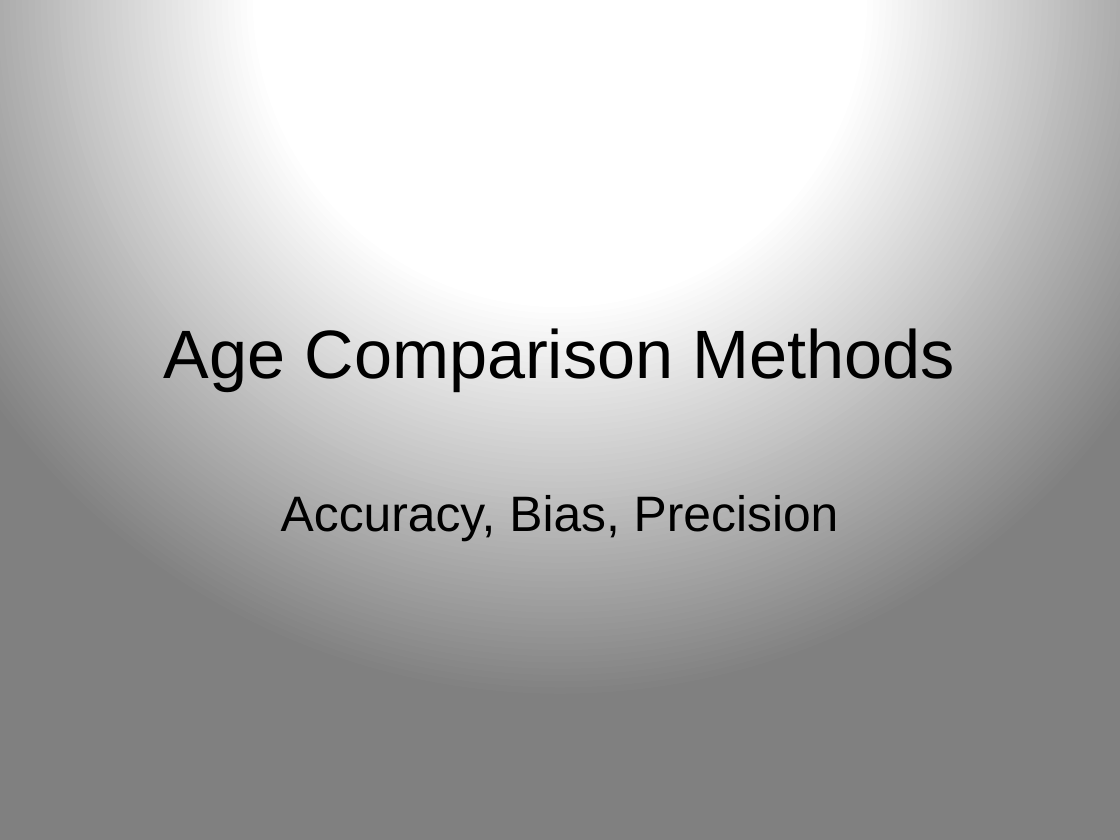
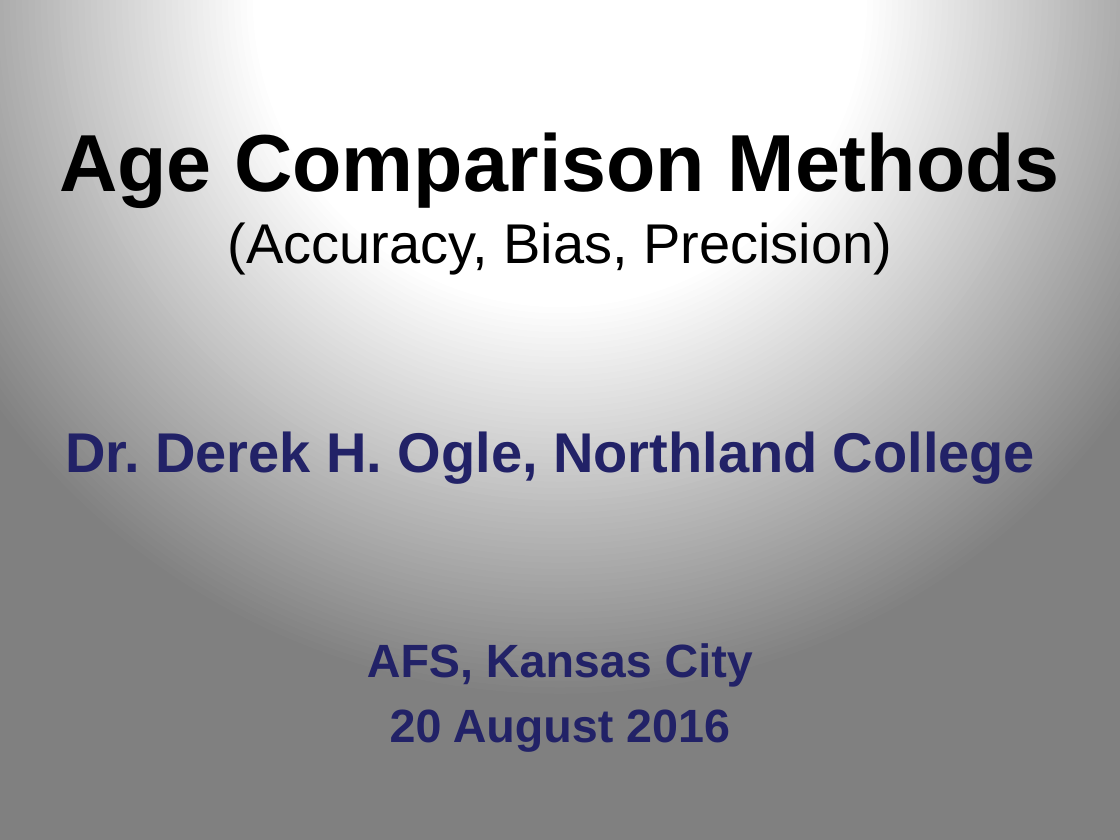
Before and after one commit to anhnguyendepocen/RCourseKC2016, a slide deck: slide 1 of Slides/Age_Comparison.pptx. Drawn at 1120x840 pixels with LibreOffice and Linux fonts; fonts in the diff are those of the drawing. Boxes give left, top, right and bottom in pixels: in the first picture for what was removed or moved away, otherwise in the second. Text is boxed around its words. In the diff, an @@ line names an element or a change of style, - is before the commit and + after.

```diff
--- a/Slides/Age_Comparison.pptx
+++ b/Slides/Age_Comparison.pptx
@@ title at [59,127,1060,273]: text changed; size 44 to 36 pt @@
-Age Comparison Methods
+Age Comparison Methods
+(Accuracy, Bias, Precision)
@@ subtitle added at [65,431,1035,482], 36 pt, text #222267, bold @@
+Dr. Derek H. Ogle, Northland College
@@ subtitle removed at [281,495,839,541] @@
-Accuracy, Bias, Precision
@@ text added at [367,643,753,752], 30 pt, text #222267, bold @@
+AFS, Kansas City
+20 August 2016
```
Also in this commit, not shown: 1 other slide changed, 1 slide removed, 23 other files.
